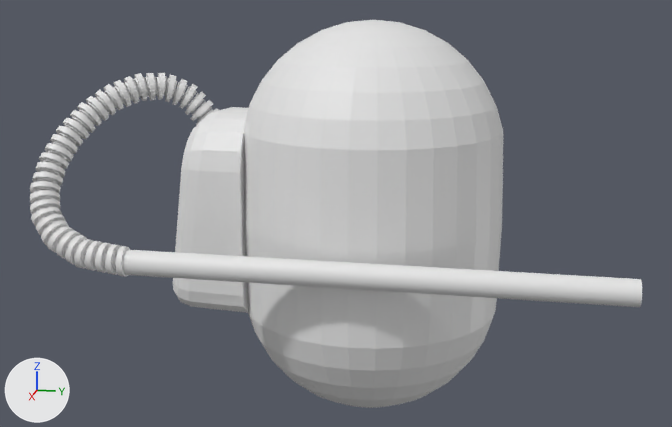
A saved change to the Blender file blender_files/character.blend.
Camera for both pictures: a camera (50 mm lens) standing at (4.61, 0.74, 2.16) and looking at (0.07, -0.17, 1.02). Every picture has the same lights, and +X, +Y and +Z are marked at lower left.

Objects in the first picture: 'Cube', 'Pipe', 'Sphere', 'Tube'.
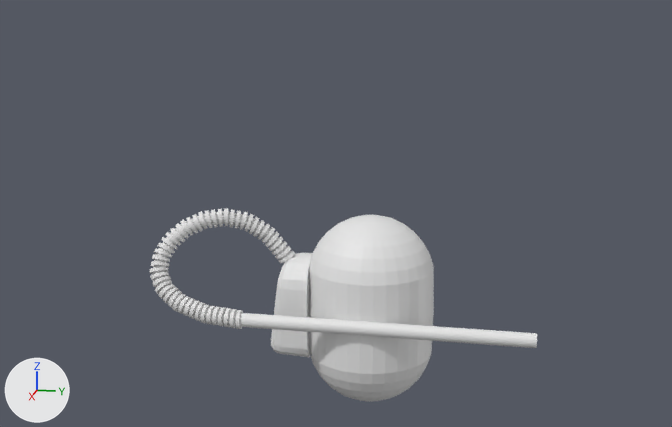
Where the newer file only moved an object's origin or applied its transform, the numbers keep the older frame.

Where the change shows, as pixel boxes [x1, y1, x2, y2] in the pictures (672 x 427 px):
```json
{"object": "Sphere", "change": "rescaled", "before": [244, 20, 503, 408], "after": [309, 215, 434, 402], "on screen": "52% narrower, 52% shorter"}
{"object": "Pipe", "change": "moved, rescaled", "before": [122, 250, 642, 307], "after": [234, 313, 537, 348], "on screen": "42% narrower, 38% shorter"}
{"object": "Tube", "change": "reshaped, rescaled, modifiers changed", "before": [30, 72, 219, 277], "after": [150, 208, 295, 329], "on screen": "23% narrower, 41% shorter"}
{"object": "Cube", "change": "mesh rescaled", "before": [173, 107, 248, 313], "after": [271, 253, 313, 357]}
```

Edits to the scene script, one JSON object a line:
```json
{"block": "me_cube_001", "where": "me_cube_001.from_pydata(...)  # 90 vertices, 128 faces; spans x -0.263..0.346, y -0.489..0.489, z -0.719..0.719"}
{"block": "me_cube_001", "where": "# used by ob_cube; location = (0.009, -0.833, 1.025); rotation_euler = (0.0, 0.0, 1.571), in degrees (0, 0, 90); scale = (0.705, 0.705, 0.705)"}
{"block": "me_cube_001", "change": "me_cube_001 part 1: the whole mesh is scaled about its middle by 0.51, then moved by (0.556, 0.0, -0.731)"}
{"block": "cu_beziercurve", "where": "_sp = cu_beziercurve.splines.new('BEZIER'); _sp.bezier_points.add(1)"}
{"op": "remove", "block": "cu_beziercurve", "code": "_sp.bezier_points.foreach_set('co', [0.00964, -0.861, 1.484, 0.737, -1.032, 0.912])"}
{"op": "remove", "block": "cu_beziercurve", "code": "_sp.bezier_points.foreach_set('handle_left', [-0.0108, -0.496, 0.879, 0.737, -2.032, 0.912])"}
{"op": "remove", "block": "cu_beziercurve", "code": "_sp.bezier_points.foreach_set('handle_right', [0.0301, -1.226, 2.09, 0.737, -0.0318, 0.912])"}
{"op": "add", "block": "cu_beziercurve", "code": "_sp.bezier_points.foreach_set('co', [0.00964, -0.45, 0.757, 0.341, -0.576, 0.511])"}
{"op": "add", "block": "cu_beziercurve", "code": "_sp.bezier_points.foreach_set('handle_left', [-0.0108, -0.0844, 0.152, 0.341, -1.576, 0.511])"}
{"op": "add", "block": "cu_beziercurve", "code": "_sp.bezier_points.foreach_set('handle_right', [0.0301, -0.815, 1.362, 0.341, 0.424, 0.511])"}
{"op": "set", "path": "ob_sphere.scale", "old": "(0.664, 0.664, 0.664)", "new": "(0.333, 0.333, 0.333)"}
{"op": "set", "path": "ob_pipe.location", "old": "(0.733, 0.11, 0.908)", "new": "(0.337, 0.11, 0.512)"}
{"op": "set", "path": "ob_pipe.scale", "old": "(0.588, 0.588, 1.0)", "new": "(0.353, 0.353, 0.651)"}
{"op": "set", "path": "ob_tube.scale", "old": "(1.0, 1.0, 1.0)", "new": "(0.827, 0.827, 0.827)"}
{"block": "ob_tube", "where": "_m = ob_tube.modifiers.new('Array', 'ARRAY')"}
{"op": "set", "path": "_m.count", "old": "37", "new": "48"}
{"op": "add", "block": "ob_tube", "code": "_m.relative_offset_displace = (0.9, 0.0, 0.0)"}
```
